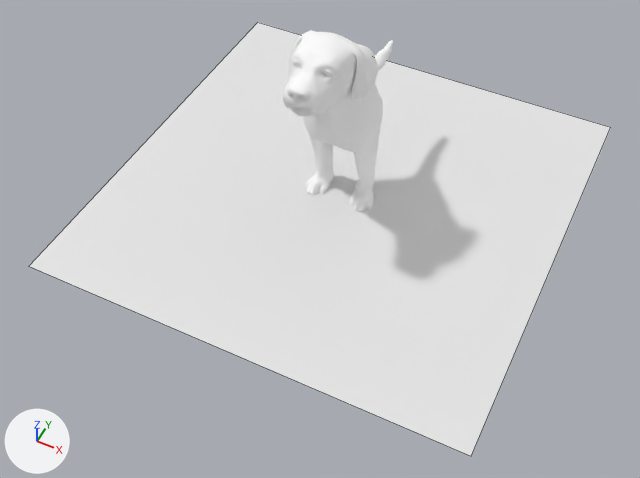
The Blender file Assets/Resources/Meshes/Dog.blend as it was, and as the next commit left it.
One viewpoint serves both versions: a 50 mm lens placed at (2.45, -5.34, 5.9), pointed at (0.18, -0.81, 0.24). Every picture has the same lights, and +X, +Y and +Z are marked at lower left. Mesh edges are drawn as thin lines on the coarser meshes.

Objects in the first picture: 'DogMesh', 'Ground'.
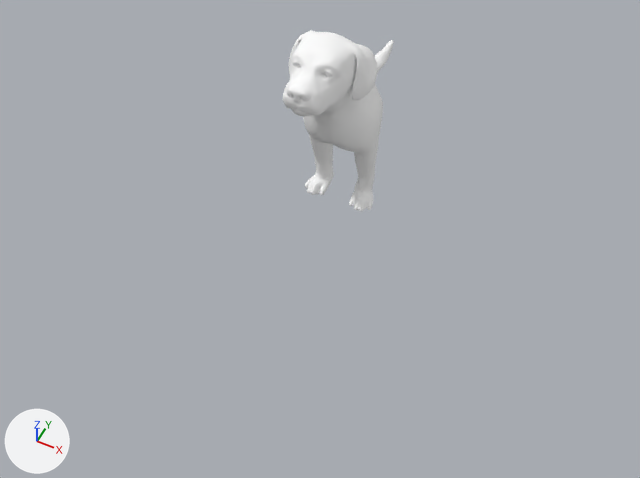
What differs and where, as boxes [x1, y1, x2, y2] in the pictures (640 x 478 px):
'Ground', hidden
    before: [29, 22, 611, 456]

Patch to the scene script:
```diff
--- a/Assets/Resources/Meshes/Dog.blend.py
+++ b/Assets/Resources/Meshes/Dog.blend.py
@@ ob_ground @@
 ob_ground.scale = (2.03, 2.03, 2.03)
+ob_ground.hide_render = True
```
